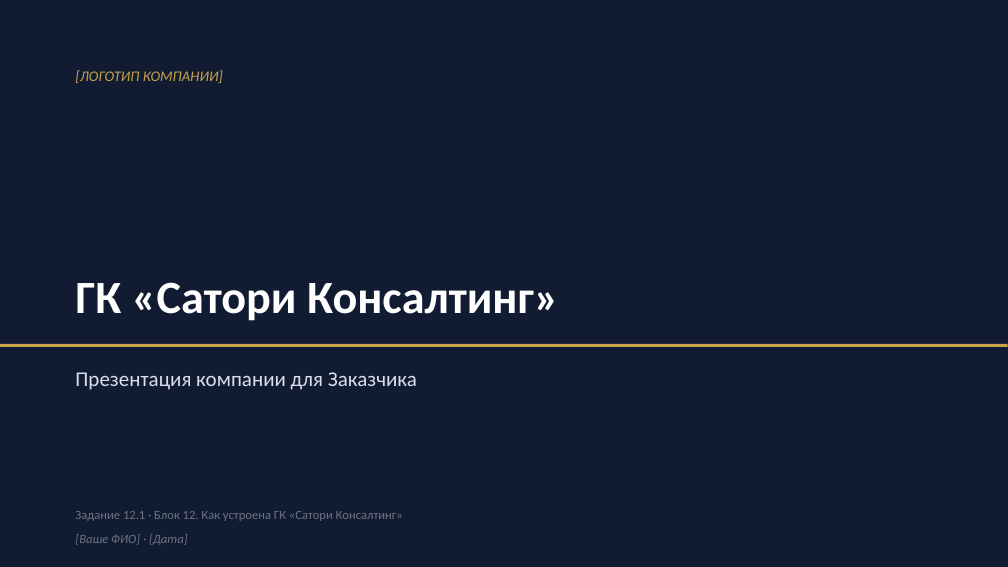
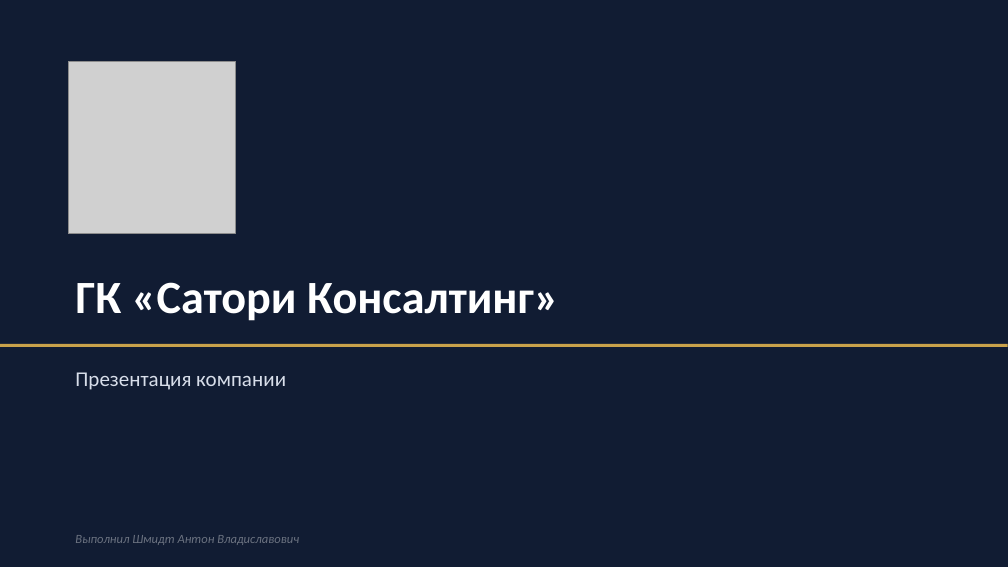
Before and after one commit to ppljc/omstu-works-4, a slide deck: slide 1 of Практика/Блок 14.pptx. Drawn at 1008x567 pixels with LibreOffice and Linux fonts; fonts in the diff are those of the drawing; grey boxes stand for pictures. Boxes give left, top, right and bottom in pixels: in the first picture for what was removed or moved away, otherwise in the second. Text is boxed around its words. In the diff, an @@ line names an element or a change of style, - is before the commit and + after.

```diff
--- a/Практика/Блок 14.pptx
+++ b/Практика/Блок 14.pptx
@@ picture added at (x1=68, y1=61, x2=235, y2=234) @@
@@ text removed at (x1=75, y1=70, x2=223, y2=83) @@
-[ЛОГОТИП КОМПАНИИ]
@@ text at (x1=75, y1=372, x2=286, y2=390): text changed @@
-Презентация компании для Заказчика
+Презентация компании
@@ text at (x1=75, y1=535, x2=299, y2=545): text changed @@
-[Ваше ФИО] · [Дата]
+Выполнил Шмидт Антон Владиславович
@@ text removed at (x1=75, y1=511, x2=403, y2=521) @@
-Задание 12.1 · Блок 12. Как устроена ГК «Сатори Консалтинг»
```
Also in this commit, not shown: 8 other slides changed, 1 slide added, 1 slide removed, 1 other file.
